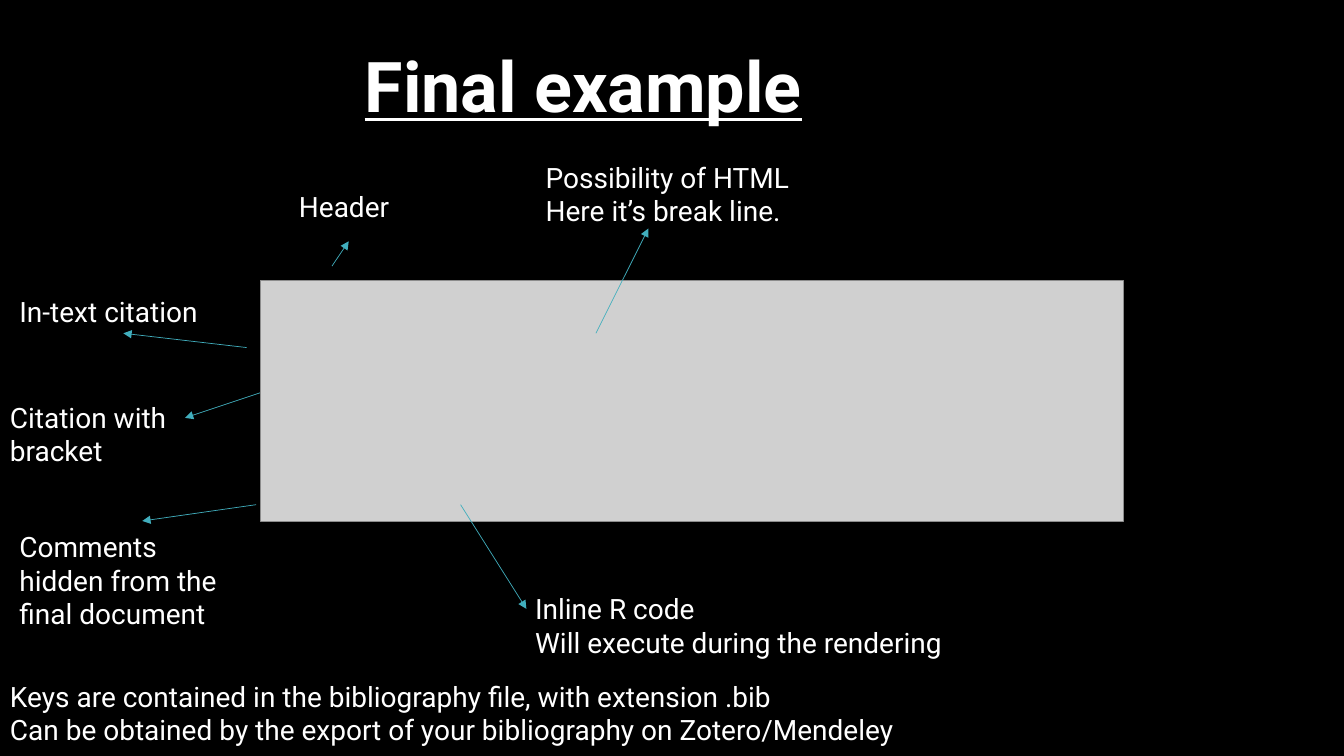
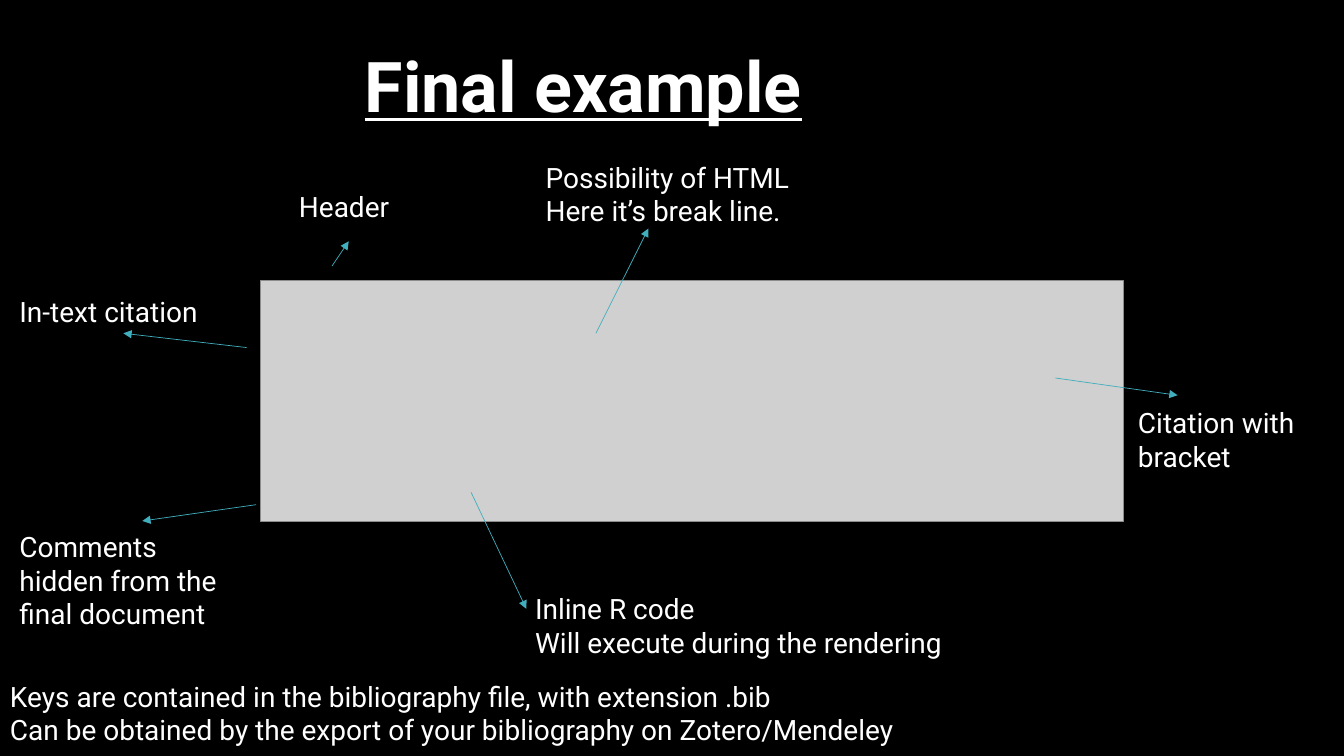
Before and after one commit to AlexLietard/CompReproducibility, a slide deck: slide 10 of presentation.pptx. Drawn at 1344x756 pixels with LibreOffice and Linux fonts; fonts in the diff are those of the drawing; grey boxes stand for pictures; background and template pictures are left out. Boxes give left, top, right and bottom in pixels: in the first picture for what was removed or moved away, otherwise in the second. Text is boxed around its words. In the diff, an @@ line names an element or a change of style, - is before the commit and + after.

```diff
--- a/presentation.pptx
+++ b/presentation.pptx
@@ arrow moved from (261, 392) - (186, 418) to (1056, 378) - (1178, 395) @@
@@ text "Citation with bracket" moved from (x1=10, y1=407, x2=166, y2=462) to (x1=1138, y1=412, x2=1294, y2=468) @@
@@ arrow moved from (461, 505) - (526, 609) to (471, 492) - (526, 609) @@
```
Also in this commit, not shown: 3 other slides changed.
